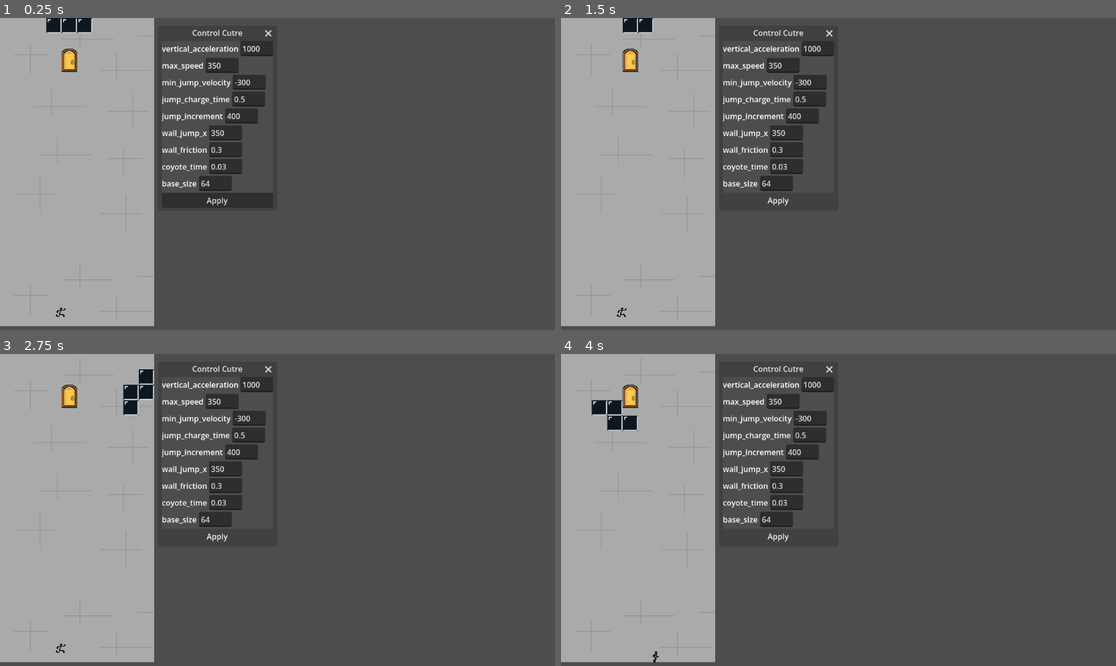
Above: before the commit, frames 1-4 (two rows, left to right).
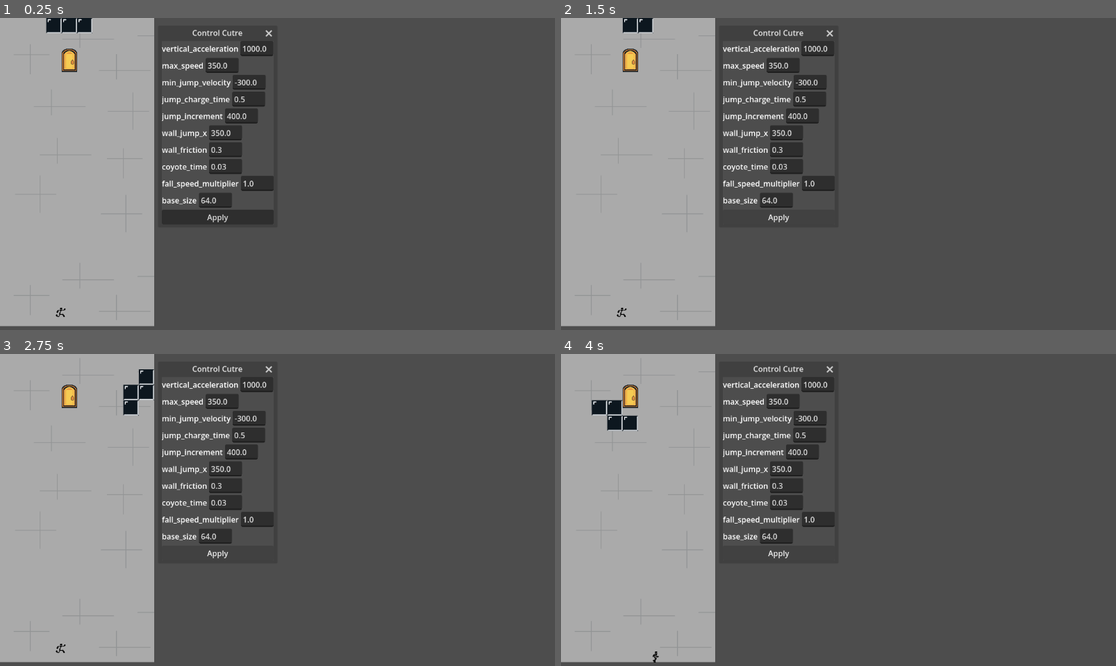
Above: after the commit, the same moments.

Repository: NicoWired/tetrascape
Game: Godot game, scene res://source/main_screens/main/main.tscn
Same seed, same stepped clock (60 frames per second), same inputs: the game is played once before the commit and once after it. The engine's default icon, where the game draws it, is replaced by a stand-in: a white triangle on a blue panel in a dark square.
Inputs:
- Up to frame 1 (0.25 s): no input
- Up to frame 2 (1.5 s): click "Apply" at 0.5 s; hold D (right) from 1.28 s (still down); tap N (drop) at 1.35 s
- Up to frame 3 (2.75 s): keep holding D (right); tap Space (jump) at 1.52, 2.27 s; tap J (rotate_cc) at 2.1 s
- Up to frame 4 (4 s): tap Enter at 2.75 s; release D (right) at 2.78 s; hold A (left) 2.78-3.53 s; tap K (rotate_cw) at 2.85 s; hold D (right) from 3.53 s (still down); tap L (toggle) at 3.6 s; tap Space (jump) at 3.77 s

The runs differ from the first frame. In frame 1, 2.3% of the frame differs, in the area x 29-50%, y 3-67%; in frame 2, 0.9%; in frame 3, 0.9%; in frame 4, 0.9%.

Commit message:
add fall speed multiplier

Diff:
--- a/source/player/player.gd
+++ b/source/player/player.gd
@@ -49,7 +49,10 @@
 		if state == States.WALL and velocity.y > 0:
 			velocity += get_gravity() * delta * cfg.values.wall_friction
 		else:
-			velocity += get_gravity() * delta
+			if velocity.y > 0:
+				velocity += get_gravity() * cfg.values.fall_speed_multiplier * delta
+			else:
+				velocity += get_gravity() * delta
 	else:
 		velocity.y = 0
 		remaining_coyote_time = move_toward(remaining_coyote_time, 0, delta)
--- a/source/player/playerconfig.gd
+++ b/source/player/playerconfig.gd
@@ -2,7 +2,7 @@
 extends Resource
 
 # movement constants
-@export var values: Dictionary[StringName,Variant] = {
+@export var values: Dictionary[StringName,float] = {
 	&"vertical_acceleration": 1000,
 	&"max_speed": 350,
 	&"min_jump_velocity": -300,
@@ -11,6 +11,7 @@
 	&"wall_jump_x": 350,
 	&"wall_friction": 0.3,
 	&"coyote_time": 0.03,
+	&"fall_speed_multiplier": 1,
 	&"base_size": 64,
 }
 
